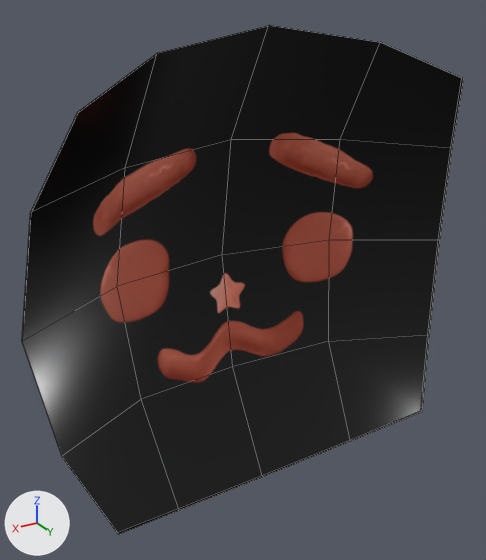
The FBX model OP_BenLabs/Assets/OccAssets/Visuals/Models/MOD_GEN/MOD_GEN CustomerFace.fbx: old version first, new version second.
Before and after are seen from a camera (50 mm lens) standing at (0.473, 0.385, 1.56) and looking at (0.017, -0.375, 1.18). Arrows for +X, +Y and +Z are at lower left; the lights stay in place. The picture after the commit comes second. Mesh edges are drawn as thin lines. Where no turn or scale is listed for an object, it has been applied to the vertices.

Script lines for the objects in view, before the commit:
```python
me_mesh = bpy.data.meshes.new('Mesh')
me_mesh.from_pydata(...)  # 41 vertices, 32 faces; spans x -0.336..0.336, y -0.098..0.098, z -0.336..0.336
me_mesh.materials.append(mat_aistandardsurface1)  # picture img_faces_png
ob_customerface1 = bpy.data.objects.new('CustomerFace1', me_mesh)
ob_customerface1.location = (0.0, -0.367, 1.185)
```
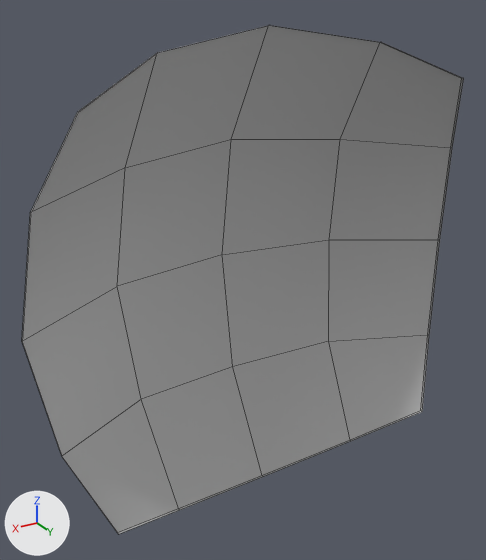
Where the change shows, as pixel boxes [x1, y1, x2, y2] in the pictures (486 x 560 px):
'CustomerFace1', recoloured (black to grey)
    both: [22, 25, 464, 534]

The change, as a diff of the scene's bpy script:
```diff
--- a/OP_BenLabs/Assets/OccAssets/Visuals/Models/MOD_GEN/MOD_GEN CustomerFace.fbx.py
+++ b/OP_BenLabs/Assets/OccAssets/Visuals/Models/MOD_GEN/MOD_GEN CustomerFace.fbx.py
@@ mat_lambert1 @@
+mat_lambert1 = principled_material('lambert1')
+mat_lambert1.base_color = (0.5, 0.5, 0.5)  # grey #bcbcbc
@@ me_mesh @@
 me_mesh.from_pydata(...)  # 41 vertices, 32 faces; spans x -0.336..0.336, y -0.098..0.098, z -0.336..0.336
-me_mesh.materials.append(mat_aistandardsurface1)  # picture img_faces_png
+me_mesh.materials.append(mat_lambert1)  # grey #bcbcbc
```
